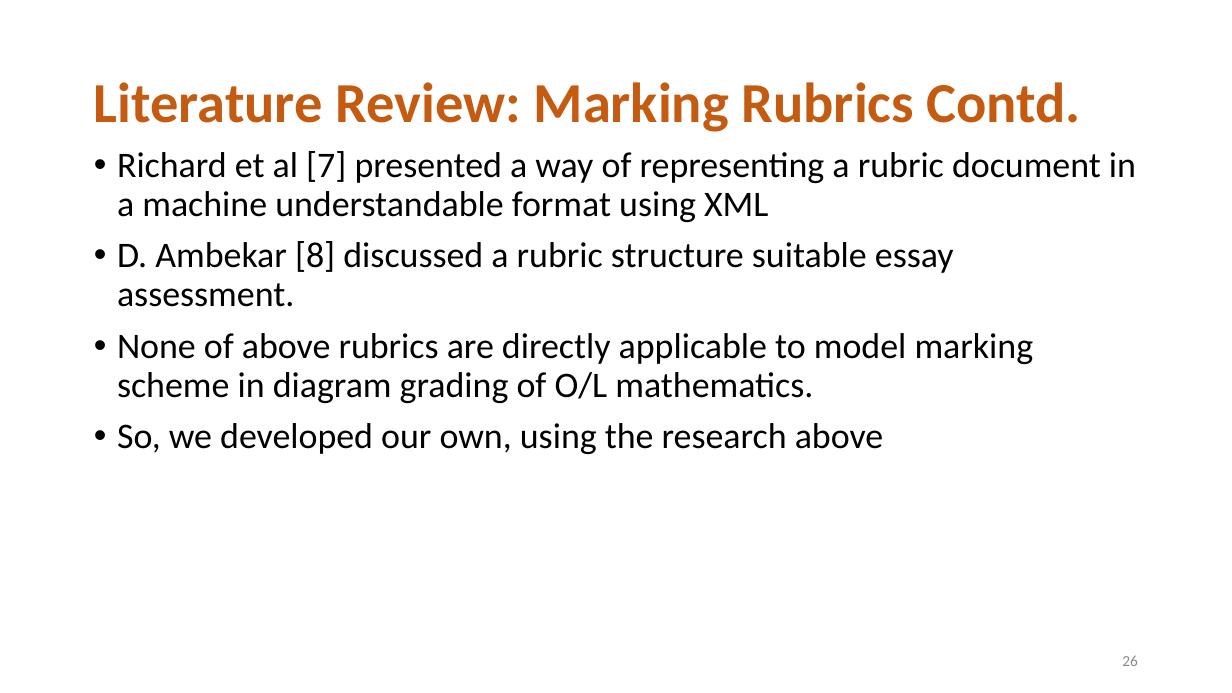
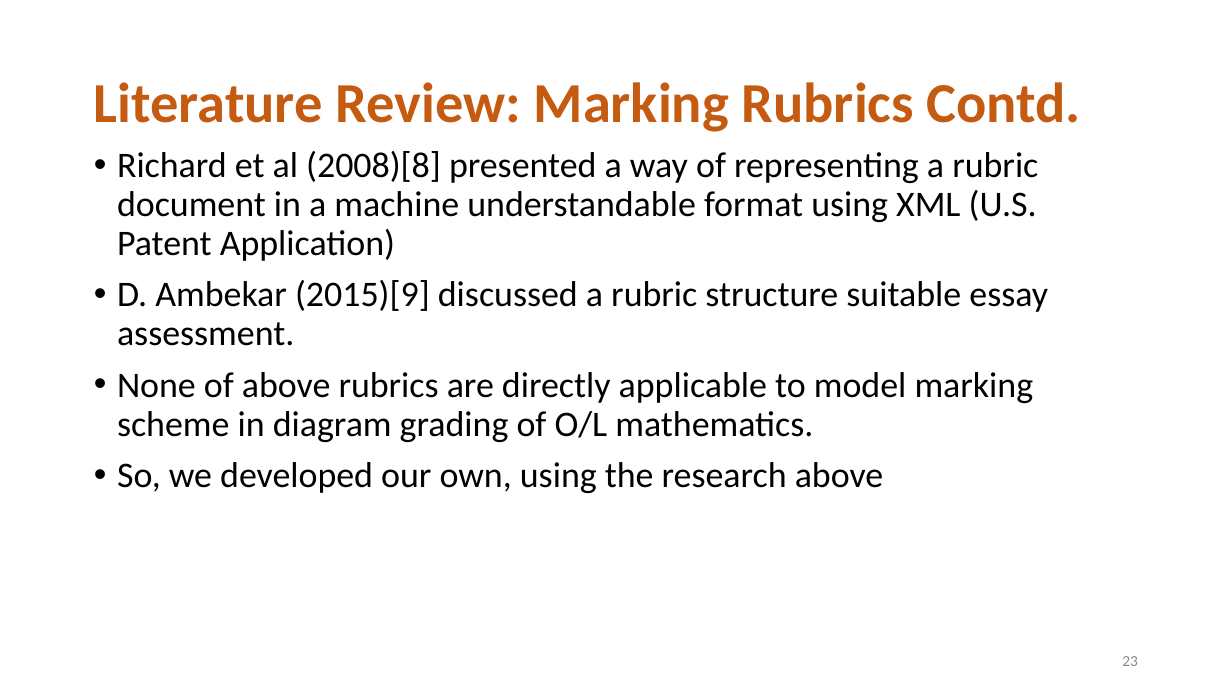
Before and after one commit to diunuge/Paper---Automatic-Assessment-of-Student-Answers-Consisting-of-Venn-and-Euler-Diagrams, a slide deck: slide 23 of MSc review/2/MSC review.pptx (slide 26 before the commit). Drawn at 1232x693 pixels with LibreOffice and Linux fonts; fonts in the diff are those of the drawing; background and template pictures are left out. Boxes give left, top, right and bottom in pixels: in the first picture for what was removed or moved away, otherwise in the second. Text is boxed around its words. In the diff, an @@ line names an element or a change of style, - is before the commit and + after.

```diff
--- a/MSc review/2/MSC review.pptx
+++ b/MSc review/2/MSC review.pptx
@@ text at (117, 151, 1048, 346): text changed @@
-• Richard et al [7] presented a way of representing a rubric document in a machine understandable format using XML
-• D. Ambekar [8] discussed a rubric structure suitable essay assessment.
+• Richard et al (2008)[8] presented a way of representing a rubric document in a machine understandable format using XML (U.S. Patent Application)
+• D. Ambekar (2015)[9] discussed a rubric structure suitable essay assessment.
@@ page number at (1122, 656, 1138, 666): text changed @@
-26
+23
```
Also in this commit, not shown: 18 other slides changed, 4 slides added, 9 slides removed, 7 other files.
